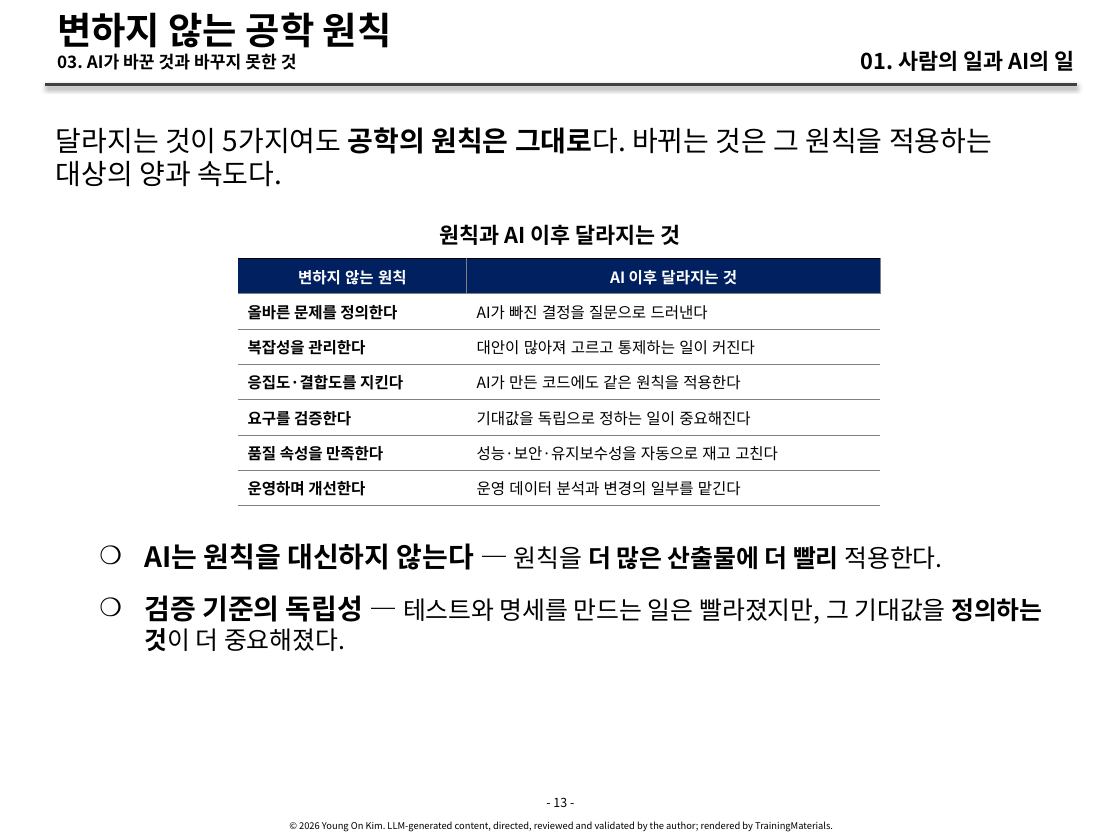
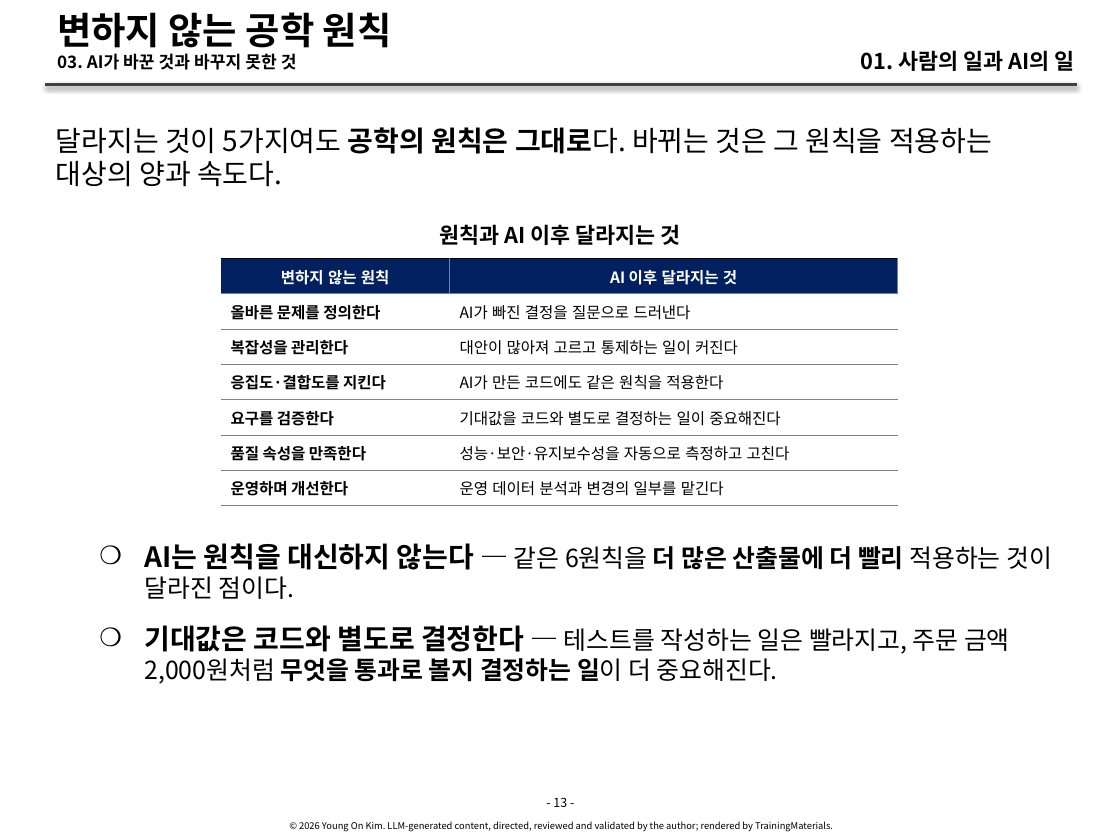
Before and after one commit to YoungSan77/TrainingMaterials, a slide deck: slide 13 of courses/ai-native/sessions/s01.pptx. Drawn at 1120x840 pixels with LibreOffice and Linux fonts; fonts in the diff are those of the drawing. Boxes give left, top, right and bottom in pixels: in the first picture for what was removed or moved away, otherwise in the second. Text is boxed around its words. In the diff, an @@ line names an element or a change of style, - is before the commit and + after.

```diff
--- a/courses/ai-native/sessions/s01.pptx
+++ b/courses/ai-native/sessions/s01.pptx
@@ table at bbox=[221, 259, 897, 734] @@
-row 5, column 2: 기대값을 독립으로 정하는 일이 중요해진다
+row 5, column 2: 기대값을 코드와 별도로 결정하는 일이 중요해진다
-row 6, column 2: 성능·보안·유지보수성을 자동으로 재고 고친다
+row 6, column 2: 성능·보안·유지보수성을 자동으로 측정하고 고친다
@@ table: place and size @@
-table at bbox=[237, 259, 879, 734]
+table at bbox=[221, 259, 897, 734]
@@ text at bbox=[144, 543, 1052, 684]: text changed @@
-    ❍ AI는 원칙을 대신하지 않는다 — 원칙을 더 많은 산출물에 더 빨리 적용한다.
-    ❍ 검증 기준의 독립성 — 테스트와 명세를 만드는 일은 빨라졌지만, 그 기대값을 정의하는 것이 더 중요해졌다.
+    ❍ AI는 원칙을 대신하지 않는다 — 같은 6원칙을 더 많은 산출물에 더 빨리 적용하는 것이 달라진 점이다.
+    ❍ 기대값은 코드와 별도로 결정한다 — 테스트를 작성하는 일은 빨라지고, 주문 금액 2,000원처럼 무엇을 통과로 볼지 결정하는 일이 더 중요해진다.
```
Also in this commit, not shown: 25 other slides changed, 17 other files.
